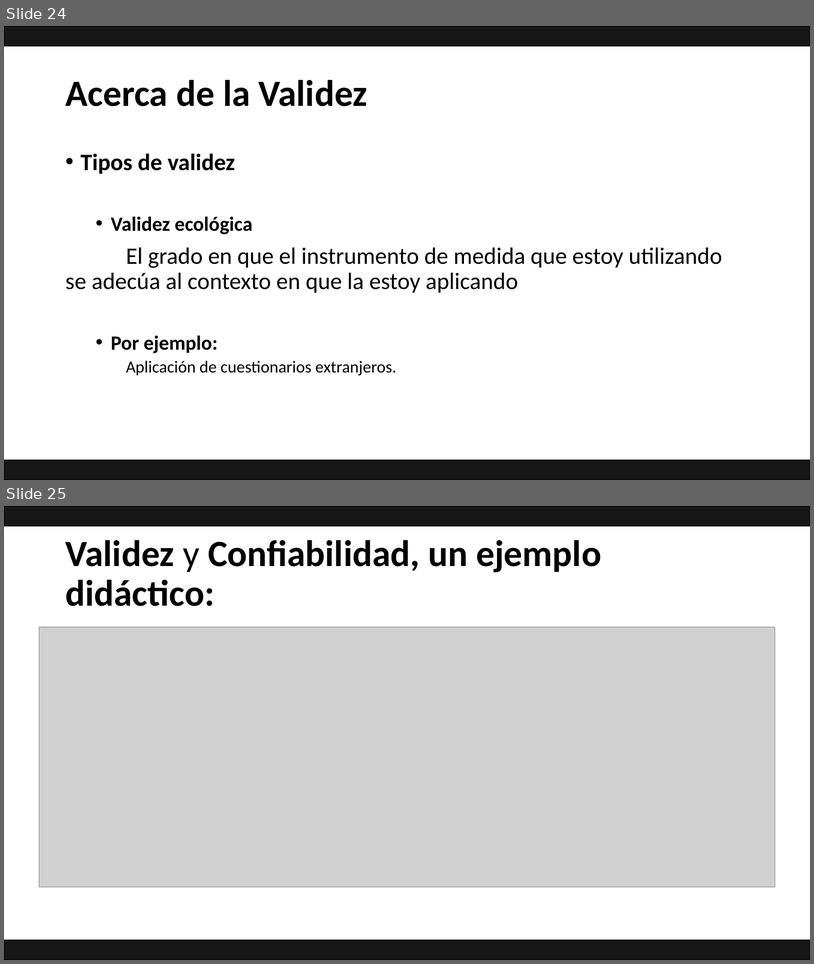
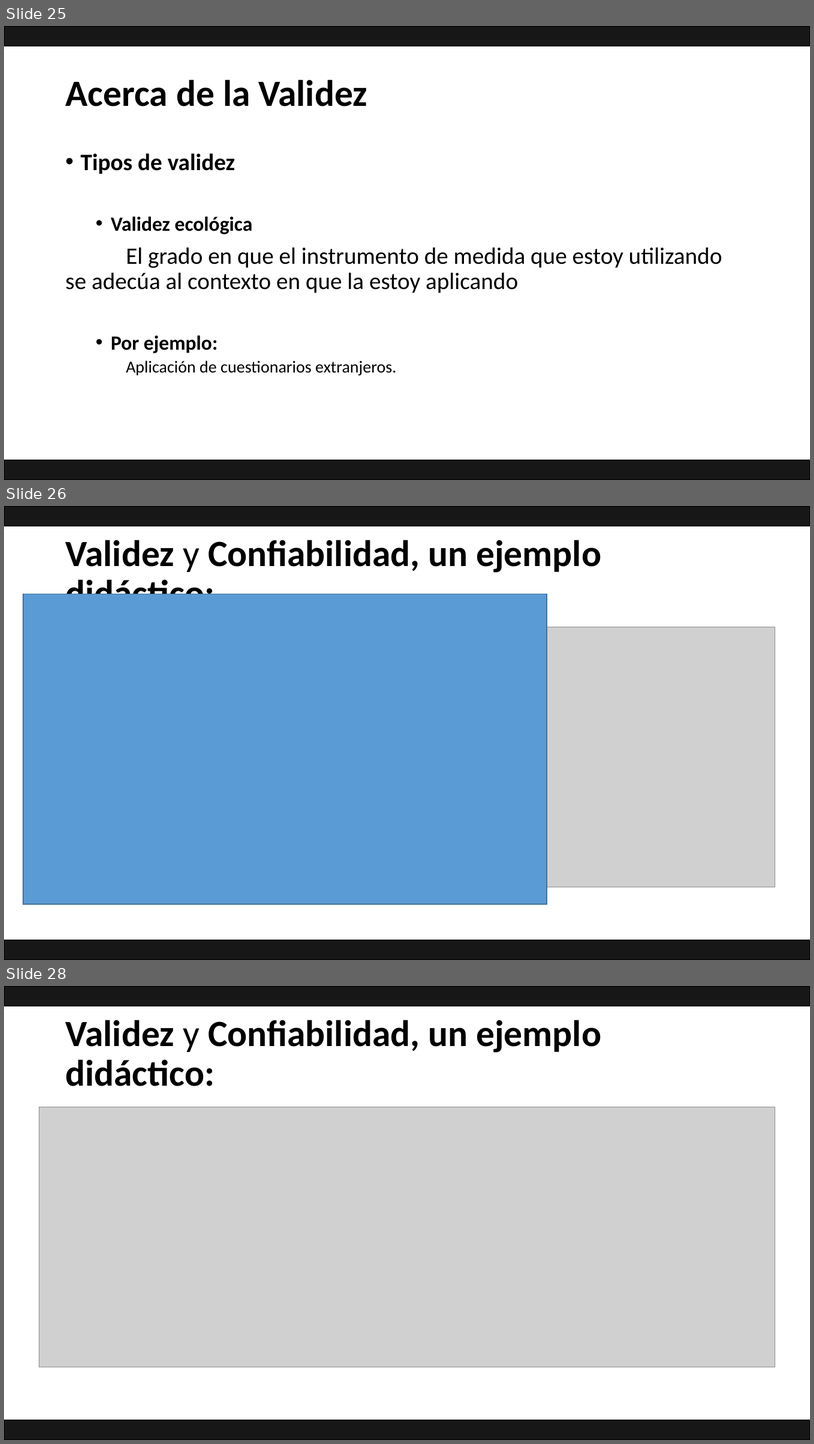
Before and after one commit to Adrifelcha/afchavez-019, a slide deck: JeanPiaget/Presentaciones/04_RecolecciónyAnálisisDatos.pptx. Shown one above the other, each under a label of ours: slides 24 and 25 before the commit, slides 25, 26 and 28 after it; the slides between them are not shown. The pictures are 814x964 and 814x1444 pixels, drawn with LibreOffice and Linux fonts; fonts in the diff are those of the drawing; grey boxes stand for pictures. Boxes give left, top, right and bottom in pixels: in the first picture for what was removed or moved away, otherwise in the second. Text is boxed around its words. In the diff, an @@ line names an element or a change of style, - is before the commit and + after.

```diff
--- a/JeanPiaget/Presentaciones/04_RecolecciónyAnálisisDatos.pptx
+++ b/JeanPiaget/Presentaciones/04_RecolecciónyAnálisisDatos.pptx
@@ slide 26 added at [4, 506, 810, 960], background #FFFFFF @@
@@ rectangle added at [4, 506, 810, 526], fill #181717, outline #000000 1 pt @@
@@ title added at [65, 540, 602, 594], 44 pt, text #000000, bold @@
+Validez y Confiabilidad, un ejemplo didáctico:
@@ rectangle added at [23, 594, 547, 903], fill #5B9BD5, outline #43739E 1 pt @@
@@ picture added at [39, 627, 776, 887] @@
@@ rectangle added at [4, 940, 810, 960], fill #181717, outline #000000 1 pt @@
@@ what was slide 24 is now slide 25 @@
@@ what was slide 25 is now slide 28 @@
```
Also in this commit, not shown: 4 slides changed, 6 other slides added, 1 slide removed, 6 other files.
